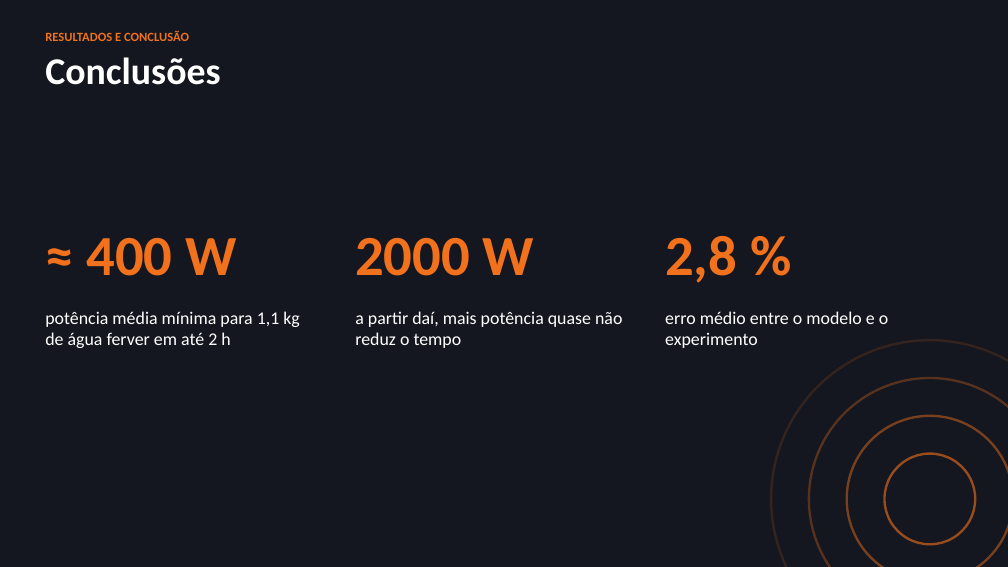
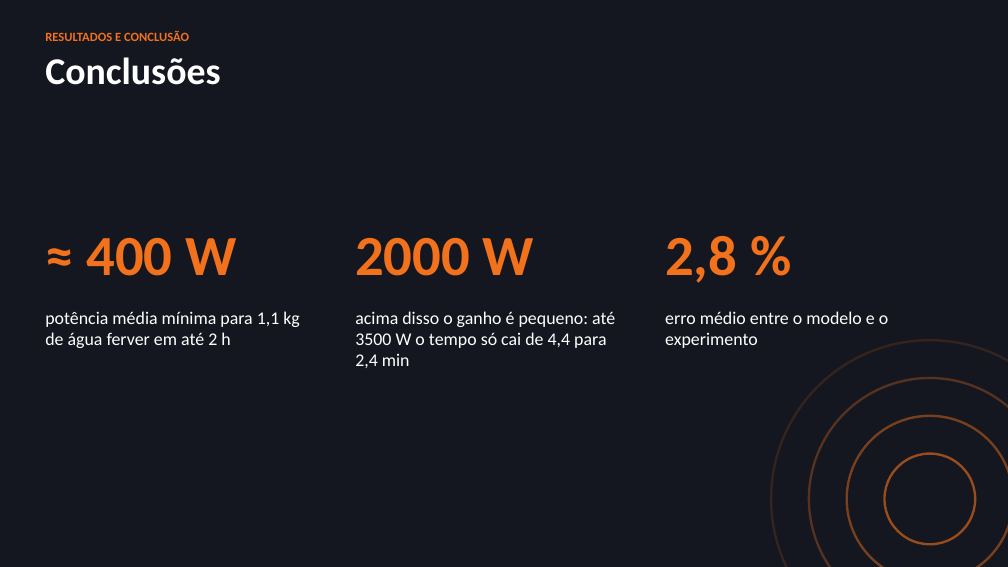
Before and after one commit to antoniosdsdias/modsim2, a slide deck: slide 8 of Apresentacao_Projeto2_Grupo10.pptx. Drawn at 1008x567 pixels with LibreOffice and Linux fonts; fonts in the diff are those of the drawing. Boxes give left, top, right and bottom in pixels: in the first picture for what was removed or moved away, otherwise in the second. Text is boxed around its words. In the diff, an @@ line names an element or a change of style, - is before the commit and + after.

```diff
--- a/Apresentacao_Projeto2_Grupo10.pptx
+++ b/Apresentacao_Projeto2_Grupo10.pptx
@@ text at bbox=[355, 311, 615, 368]: text changed @@
-a partir daí, mais potência quase não reduz o tempo
+acima disso o ganho é pequeno: até 3500 W o tempo só cai de 4,4 para 2,4 min
```
Also in this commit, not shown: 3 other slides changed.
